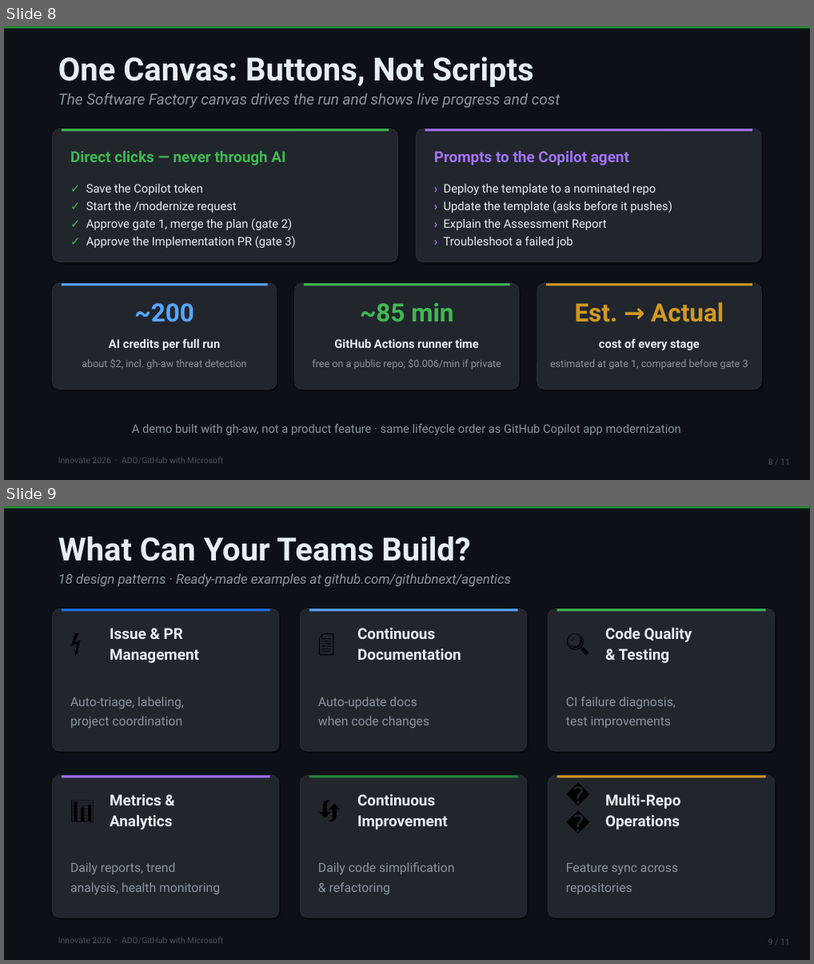
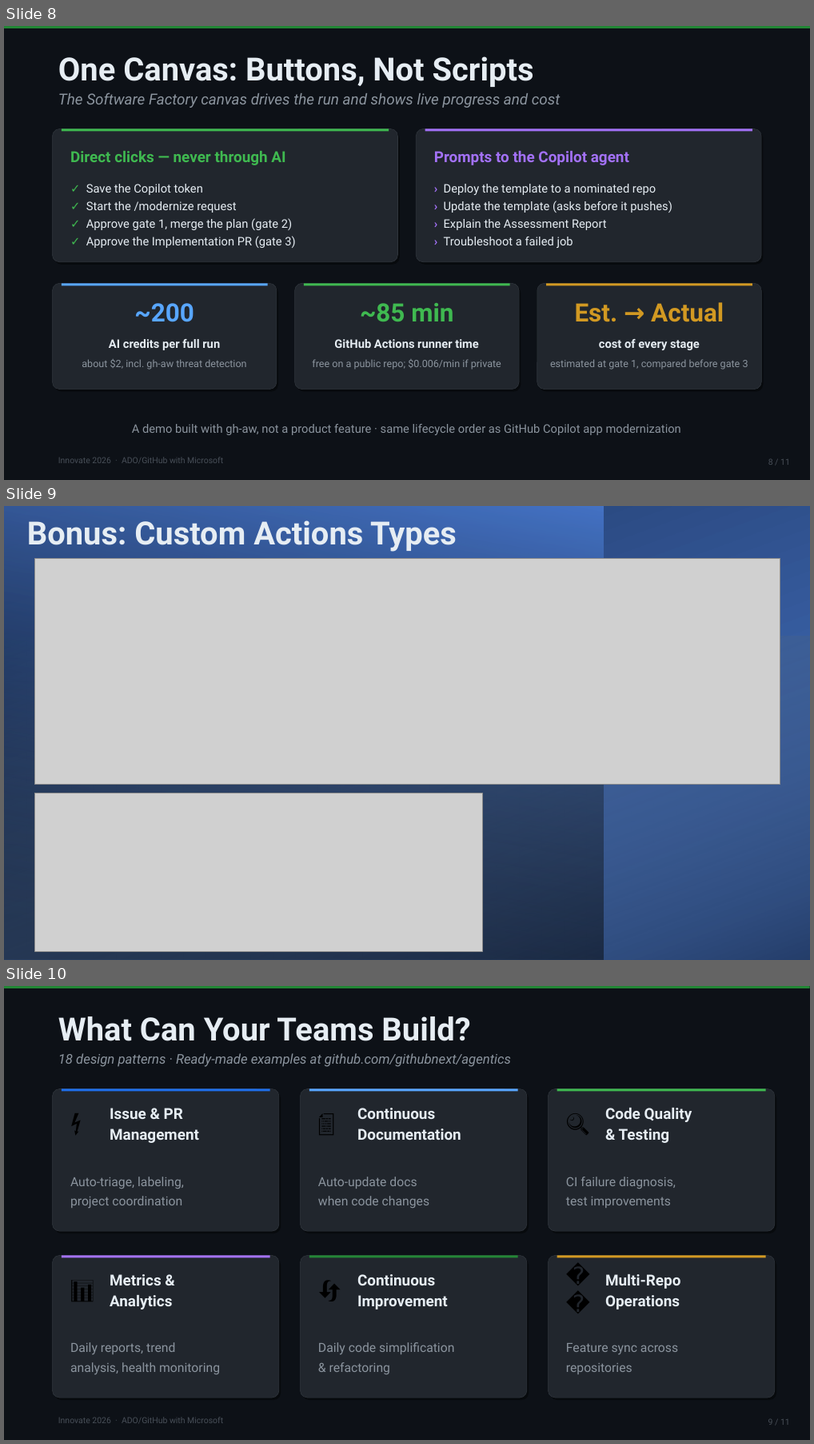
Before and after one commit to lenvolk/gh-aw-dryrun, a slide deck: Innovate2026-AgenticWorkflows_v2.pptx. Shown one above the other, each under a label of ours: slides 8 and 9 before the commit, slides 8, 9 and 10 after it. The pictures are 814x964 and 814x1444 pixels, drawn with LibreOffice and Linux fonts; fonts in the diff are those of the drawing; grey boxes stand for pictures. Boxes give left, top, right and bottom in pixels: in the first picture for what was removed or moved away, otherwise in the second. Text is boxed around its words. In the diff, an @@ line names an element or a change of style, - is before the commit and + after.

```diff
--- a/Innovate2026-AgenticWorkflows_v2.pptx
+++ b/Innovate2026-AgenticWorkflows_v2.pptx
@@ slide 9 added at (4,506,810,960), background #FFFFFF @@
@@ rectangle added at (4,506,810,960), fill gradient #4472C4 to #203864 @@
@@ rectangle added at (4,506,604,960), fill gradient #000000 to #4472C4 @@
@@ text added at (27,520,457,552), 38 pt, text #E6EDF3, bold @@
+Bonus: Custom Actions Types
@@ picture added at (35,559,781,784) @@
@@ rectangle added at (4,636,810,960), fill gradient #9DC3E6 to #000000 @@
@@ picture added at (35,792,483,951) @@
@@ what was slide 9 is now slide 10 @@
```
Also in this commit, not shown: 3 slides changed.
